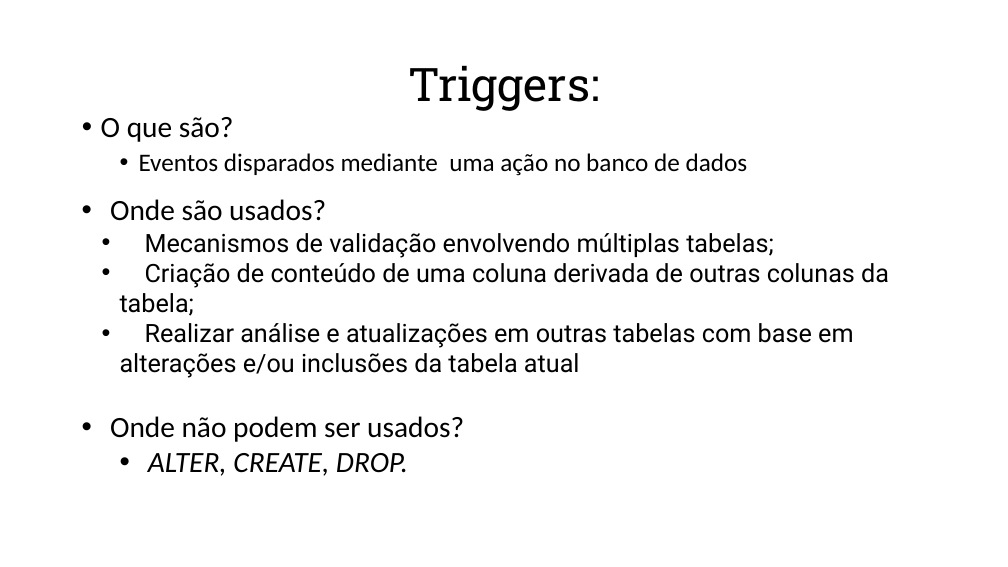
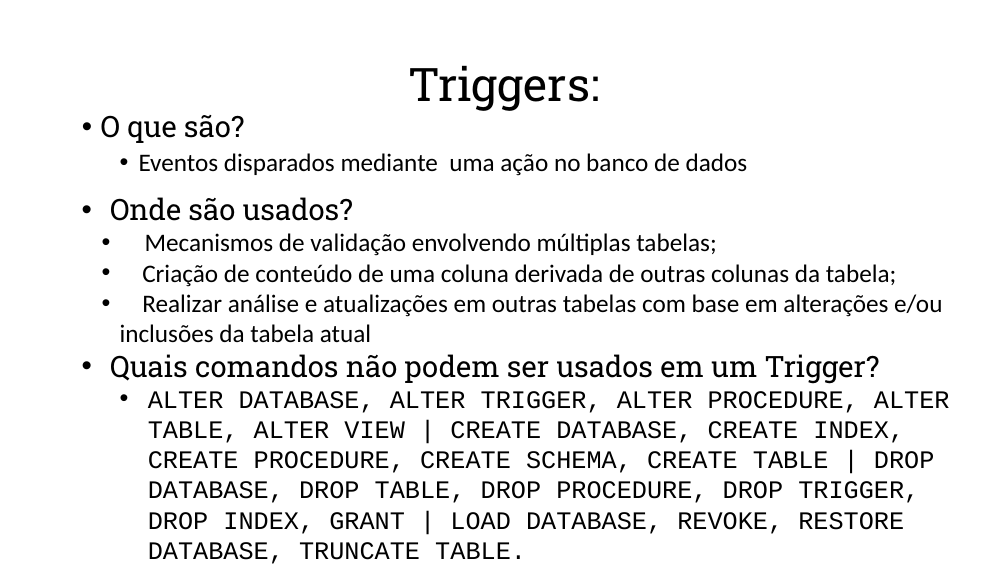
Before and after one commit to carlosmorette/triggers-sql, a slide deck: slide 2 of Apresentação.pptx. Drawn at 1008x567 pixels with LibreOffice and Linux fonts; fonts in the diff are those of the drawing. Boxes give left, top, right and bottom in pixels: in the first picture for what was removed or moved away, otherwise in the second. Text is boxed around its words. In the diff, an @@ line names an element or a change of style, - is before the commit and + after.

Commit message:
Atualização geral e organização dos arquivos

```diff
--- a/Apresentação.pptx
+++ b/Apresentação.pptx
@@ text at (101,115,244,143): font Calibri to Roboto Slab in "O que são?" @@
@@ rectangle "Onde são usados?": place and size @@
-rectangle "Onde são usados?" at (74,188,972,485)
+rectangle "Onde são usados?" at (74,188,972,567)
@@ text in rectangle at (110,197,942,343): font Calibri to Roboto Slab in "Onde são usados?"; font Roboto to Calibri in "Mecanismos de validação envolvendo múltiplas tabelas;", "Criação de conteúdo de uma coluna derivada ...", "Realizar análise e atualizações em outras tabelas ..." @@
@@ text in rectangle at (110,354,950,564): text changed; size 28 to 24 pt; font Calibri to Courier New @@
-• Onde não podem ser usados?
-  • ALTER, CREATE, DROP.
+• Quais comandos não podem ser usados em um Trigger?
+  • ALTER DATABASE, ALTER TRIGGER, ALTER PROCEDURE, ALTER TABLE, ALTER VIEW | CREATE DATABASE, CREATE INDEX, CREATE PROCEDURE, CREATE SCHEMA, CREATE TABLE | DROP DATABASE, DROP TABLE, DROP PROCEDURE, DROP TRIGGER, DROP INDEX, GRANT | LOAD DATABASE, REVOKE, RESTORE DATABASE, TRUNCATE TABLE.
```
Also in this commit, not shown: 3 other slides changed, 1 slide added, 6 other files.
